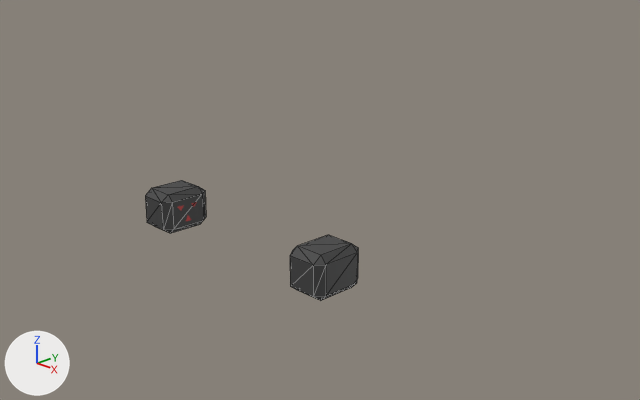
Renders of the Blender file levelData.blend from each side of a commit.
One viewpoint serves both versions: a 50 mm camera at (11.58, -9.18, 6.41) aimed at (1.18, 0.92, 1.36). The lights are fixed; the arrows at lower left show +X, +Y and +Z. Mesh edges are drawn as thin lines.

Names of what the first picture shows: '立方体', '立方体.001'.
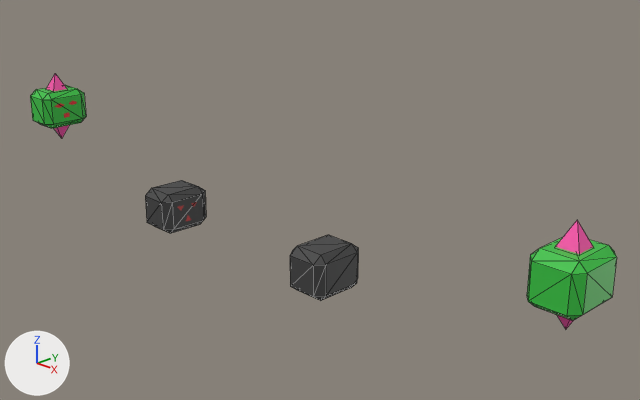
The change, as a diff of the scene's bpy script:
```diff
--- a/levelData.blend.py
+++ b/levelData.blend.py
@@ img_enemy02_png_001 @@
+img_enemy02_png_001 = load_image('enemy02.png.001', 'projects/resources/enemy02/enemy02.png', 1024, 1024, 'sRGB')
@@ img_enemy02_png @@
+img_enemy02_png = load_image('enemy02.png', 'projects/resources/enemy02/enemy02.png', 1024, 1024, 'sRGB')
@@ mat_マテリアル_002 @@
+mat_マテリアル_002 = principled_material('マテリアル.002')
+mat_マテリアル_002.texture = img_enemy02_png_001
@@ mat_マテリアル_007 @@
+mat_マテリアル_007 = principled_material('マテリアル.007')
+mat_マテリアル_007.texture = img_enemy02_png
@@ me_立方体_003 @@
+me_立方体_003.from_pydata(...)  # 34 vertices, 52 faces; spans x -0.503..0.503, y -0.714..0.758, z -0.387..0.387
+me_立方体_003.materials.append(mat_マテリアル_002)  # picture img_enemy02_png_001
@@ me_立方体_002 @@
+me_立方体_002.from_pydata(...)  # 34 vertices, 52 faces; spans x -0.503..0.503, y -0.714..0.758, z -0.387..0.387
+me_立方体_002.materials.append(mat_マテリアル_007)  # picture img_enemy02_png
@@ ob_立方体_003 @@
+ob_立方体_003 = bpy.data.objects.new('立方体.003', me_立方体_003)
+ob_立方体_003.location = (6.56, 0.0, 1.92)
+ob_立方体_003.rotation_euler = (1.571, 0.0, -1.571)  # degrees (90, 0, -90)
@@ ob_立方体_002 @@
+ob_立方体_002 = bpy.data.objects.new('立方体.002', me_立方体_002)
+ob_立方体_002.location = (-6.1, 0.0, 1.92)
+ob_立方体_002.rotation_euler = (1.571, 0.0, 1.571)  # degrees (90, 0, 90)
```

Changed parts and their boxes (x1, y1, x2, y2) in the pictures (640 x 400 px):
'立方体.003', added (green)
    after: (527, 220, 617, 329)
'立方体.002', added (green)
    after: (30, 73, 86, 138)
